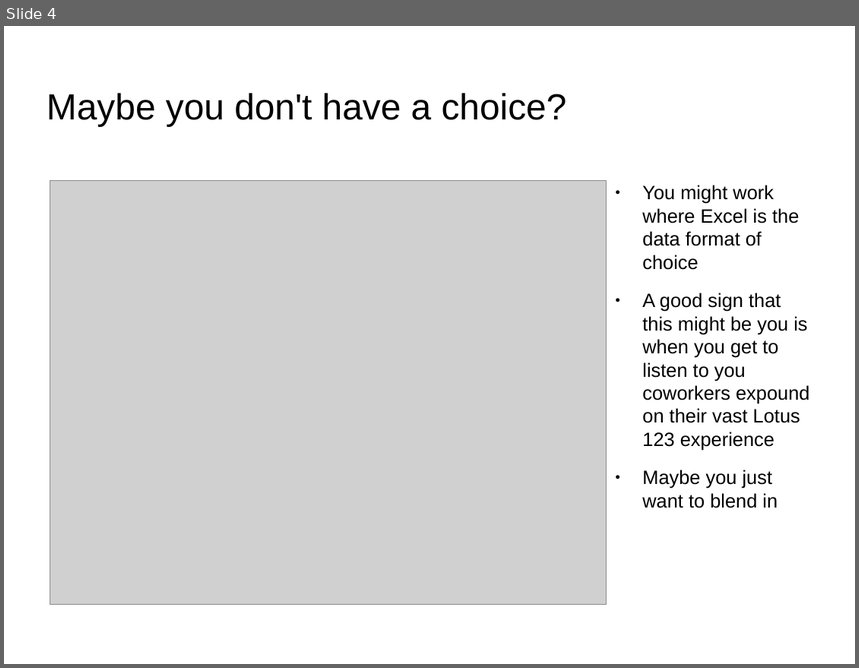
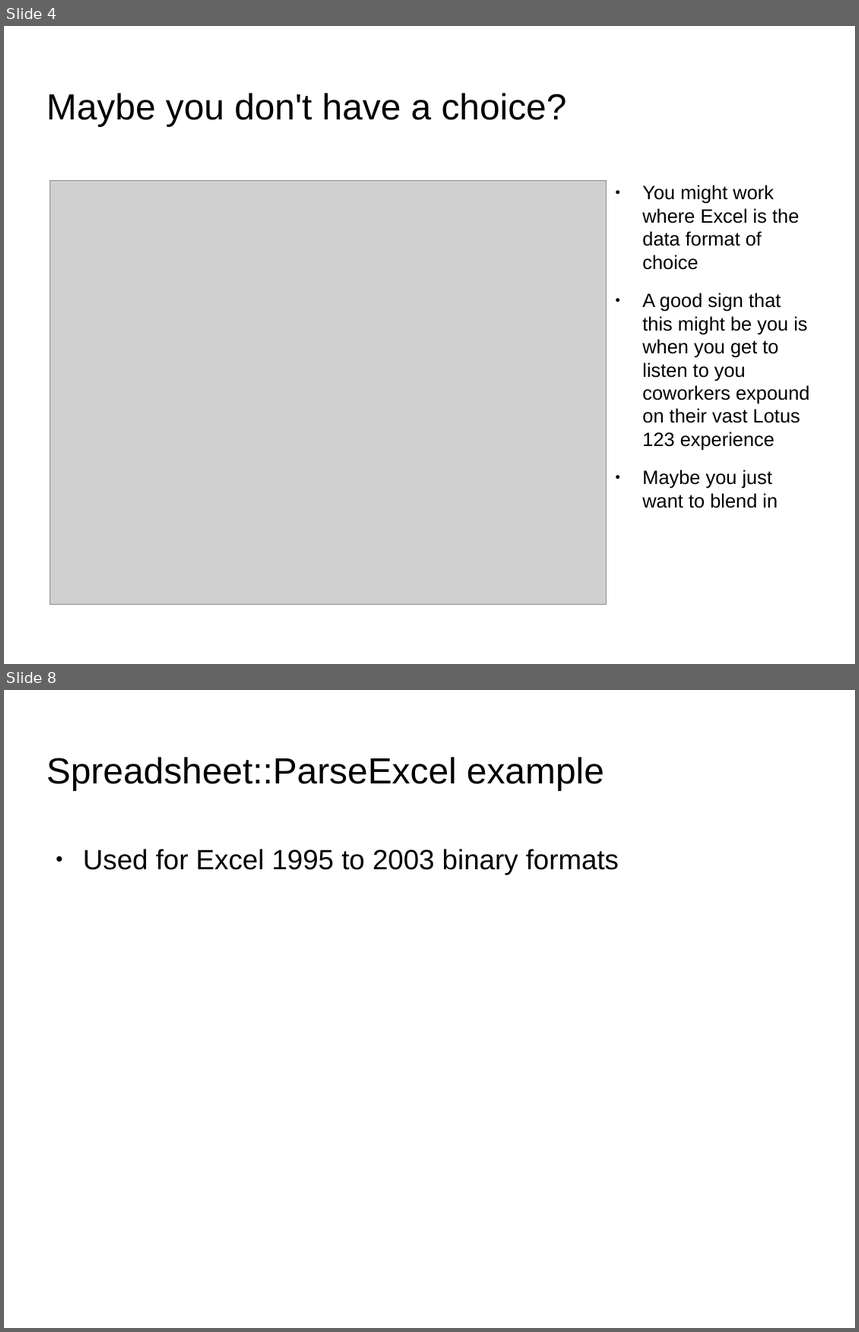
Before and after one commit to jandrew/Spreadsheet-XLSX-Reader-LibXML, a slide deck: SVPerlTalk.odp. Shown one above the other, each under a label of ours: slide 4 before the commit, slides 4 and 8 after it; the slides between them are not shown. The pictures are 859x668 and 859x1332 pixels, drawn with LibreOffice and Linux fonts; fonts in the diff are those of the drawing; grey boxes stand for pictures; background and template pictures are left out. Boxes give left, top, right and bottom in pixels: in the first picture for what was removed or moved away, otherwise in the second. Text is boxed around its words. In the diff, an @@ line names an element or a change of style, - is before the commit and + after.

```diff
--- a/SVPerlTalk.odp
+++ b/SVPerlTalk.odp
@@ slide 8 added at (4,690,855,1328), background picture (left out) @@
@@ title added at (47,757,604,790), 33.9 pt, text #000000 @@
+Spreadsheet::ParseExcel example
@@ text added at (83,849,619,875), 26 pt, text #000000 @@
+● Used for Excel 1995 to 2003 binary formats
```
Also in this commit, not shown: 4 slides changed, 2 other slides added, 7 other files.
